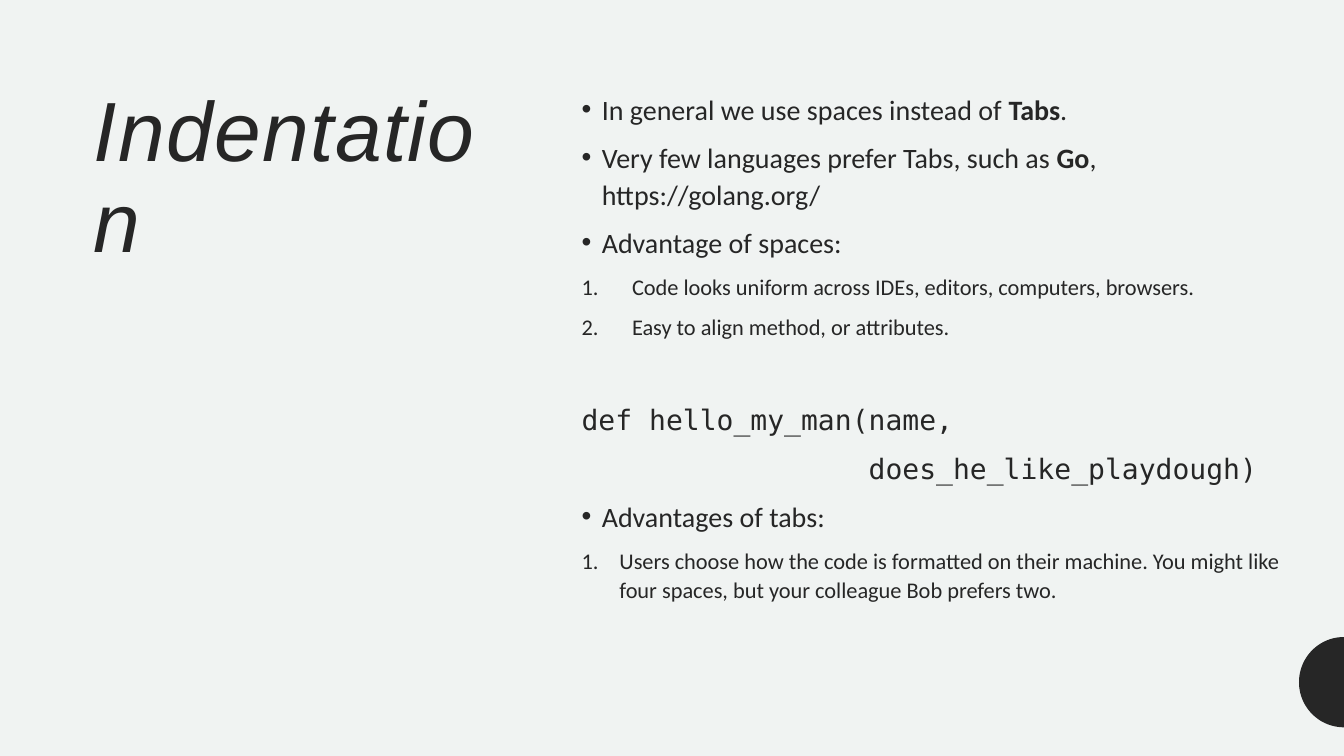
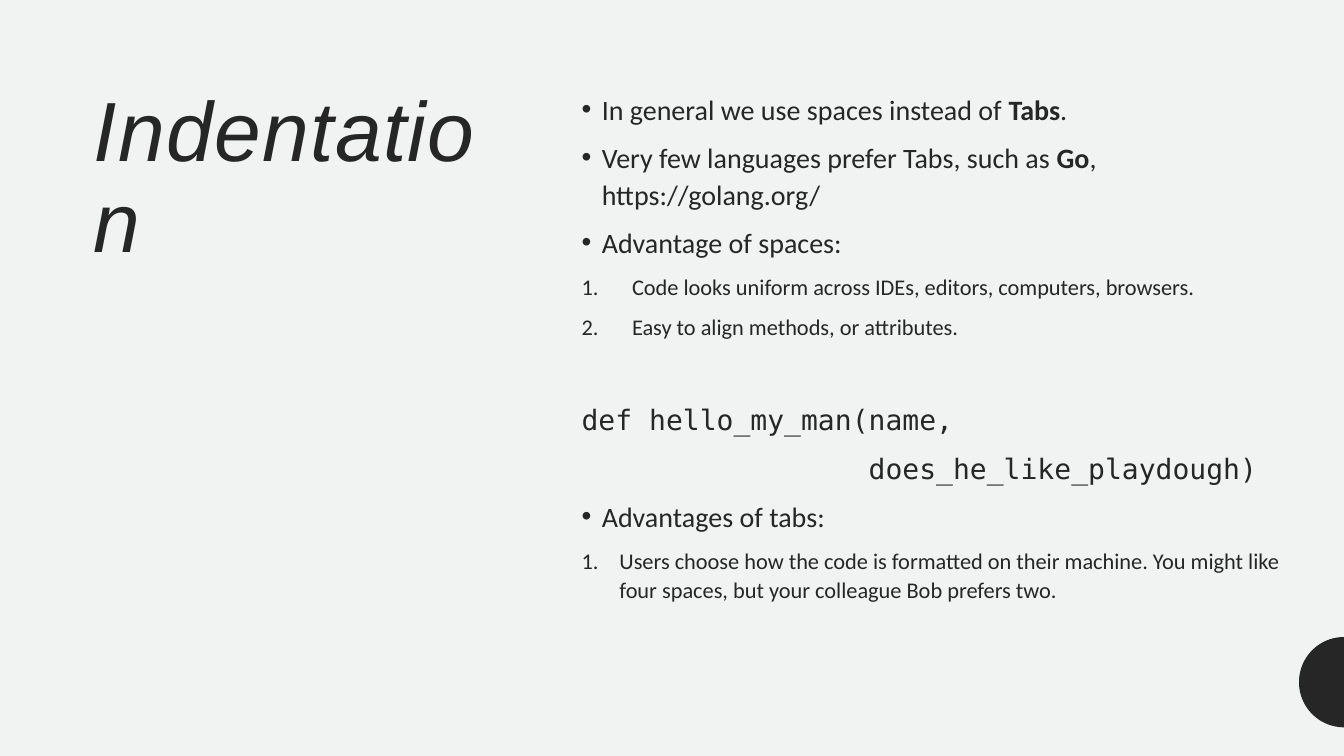
Before and after one commit to ofer987/presentations, a slide deck: slide 3 of code_review.pptx. Drawn at 1344x756 pixels with LibreOffice and Linux fonts; fonts in the diff are those of the drawing. Boxes give left, top, right and bottom in pixels: in the first picture for what was removed or moved away, otherwise in the second. Text is boxed around its words. In the diff, an @@ line names an element or a change of style, - is before the commit and + after.

```diff
--- a/code_review.pptx
+++ b/code_review.pptx
@@ text at (632, 319, 958, 339): text changed @@
-2. Easy to align method, or attributes.
+2. Easy to align methods, or attributes.
```
Also in this commit, not shown: 2 other slides changed.
